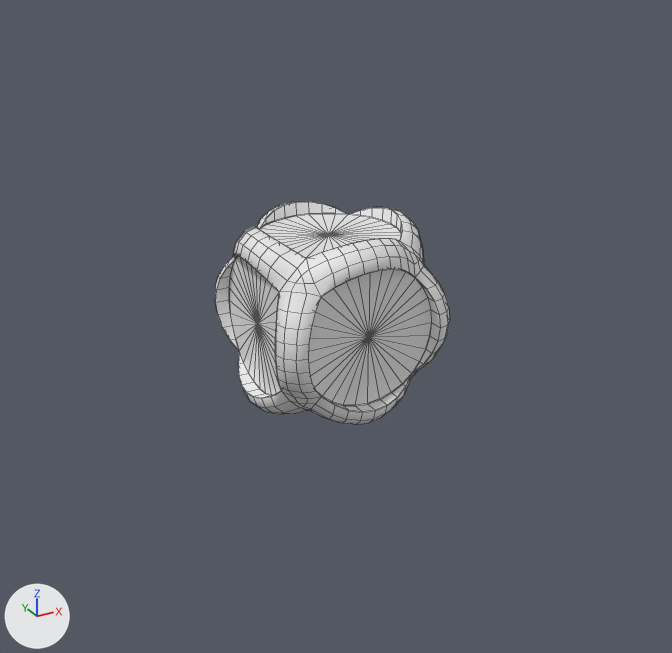
What one commit did to the Blender file Assets/Meshes/Wire.blend.
Rendered twice from a 50 mm lens placed at (-0.859, -1.593, 0.753), pointed at (0.006, -0.02, -0.034). The lights are fixed; the arrows at lower left show +X, +Y and +Z. Mesh edges are drawn as thin lines.

Names of what the first picture shows: 'Base'.
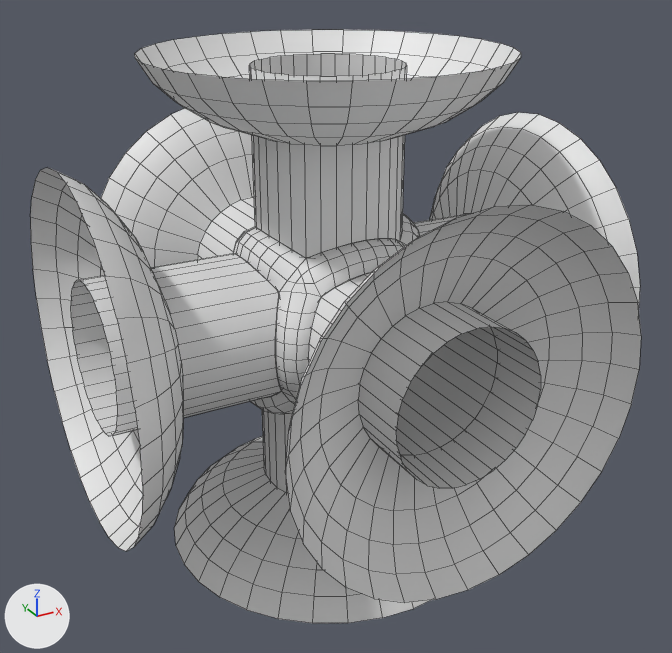
The change, as a diff of the scene's bpy script:
```diff
--- a/Assets/Meshes/Wire.blend.py
+++ b/Assets/Meshes/Wire.blend.py
@@ me_cube_027 @@
-me_cube_027.from_pydata(...)  # 192 vertices, 160 faces; spans x -0.357..0.357, y -0.357..0.357, z -0.525..-0.165
+me_cube_027.from_pydata(...)  # 64 vertices, 32 faces; spans x -0.148..0.148, y -0.148..0.148, z -0.5..-0.165
+# me_cube_027 part 1
+# 160 vertices are removed from x -0.357..0.357, y -0.357..0.357, z -0.525..-0.378
+# 160 faces are deleted
+# 32 new vertices lie (0.0, 0.0, -0.335) away from vertices in x -0.148..0.148, y -0.148..0.148, z -0.165
+# 32 new faces join them
@@ me_cube_026 @@
-me_cube_026.from_pydata(...)  # 192 vertices, 160 faces; spans x -0.357..0.357, y -0.357..0.357, z 0.165..0.525
+me_cube_026.from_pydata(...)  # 64 vertices, 32 faces; spans x -0.148..0.148, y -0.148..0.148, z 0.165..0.5
+# me_cube_026 part 2
+# 160 vertices are removed from x -0.357..0.357, y -0.357..0.357, z 0.378..0.525
+# 160 faces are deleted
+# 32 new vertices lie (0.0, 0.0, 0.335) away from vertices in x -0.148..0.148, y -0.148..0.148, z 0.165
+# 32 new faces join them
@@ me_cube_025 @@
-me_cube_025.from_pydata(...)  # 192 vertices, 160 faces; spans x -0.357..0.357, y 0.165..0.525, z -0.357..0.357
+me_cube_025.from_pydata(...)  # 64 vertices, 32 faces; spans x -0.148..0.148, y 0.165..0.5, z -0.148..0.148
+# me_cube_025 part 3
+# 160 vertices are removed from x -0.357..0.357, y 0.378..0.525, z -0.357..0.357
+# 160 faces are deleted
+# 32 new vertices lie (0.0, 0.335, 0.0) away from vertices in x -0.148..0.148, y 0.165, z -0.148..0.148
+# 32 new faces join them
@@ me_cube_024 @@
-me_cube_024.from_pydata(...)  # 192 vertices, 160 faces; spans x -0.357..0.357, y -0.525..-0.165, z -0.357..0.357
+me_cube_024.from_pydata(...)  # 64 vertices, 32 faces; spans x -0.148..0.148, y -0.5..-0.165, z -0.148..0.148
+# me_cube_024 part 4
+# 160 vertices are removed from x -0.357..0.357, y -0.525..-0.378, z -0.357..0.357
+# 160 faces are deleted
+# 32 new vertices lie (0.0, -0.335, 0.0) away from vertices in x -0.148..0.148, y -0.165, z -0.148..0.148
+# 32 new faces join them
@@ me_cube_023 @@
-me_cube_023.from_pydata(...)  # 192 vertices, 160 faces; spans x -0.525..-0.165, y -0.357..0.357, z -0.357..0.357
+me_cube_023.from_pydata(...)  # 64 vertices, 32 faces; spans x -0.5..-0.165, y -0.148..0.148, z -0.148..0.148
+# me_cube_023 part 5
+# 160 vertices are removed from x -0.525..-0.378, y -0.357..0.357, z -0.357..0.357
+# 160 faces are deleted
+# 32 new vertices lie (-0.335, 0.0, 0.0) away from vertices in x -0.165, y -0.148..0.148, z -0.148..0.148
+# 32 new faces join them
@@ me_cube_008 @@
-me_cube_008.from_pydata(...)  # 192 vertices, 160 faces; spans x 0.165..0.525, y -0.357..0.357, z -0.357..0.357
+me_cube_008.from_pydata(...)  # 64 vertices, 32 faces; spans x 0.165..0.5, y -0.148..0.148, z -0.148..0.148
+# me_cube_008 part 6
+# 160 vertices are removed from x 0.378..0.525, y -0.357..0.357, z -0.357..0.357
+# 160 faces are deleted
+# 32 new vertices lie (0.335, 0.0, 0.0) away from vertices in x 0.165, y -0.148..0.148, z -0.148..0.148
+# 32 new faces join them
@@ ob_back @@
 _m = ob_back.modifiers.new('Bevel', 'BEVEL')
 _m.spread = 0.0
-ob_back.hide_viewport = True
@@ ob_forward @@
 _m = ob_forward.modifiers.new('Bevel', 'BEVEL')
 _m.spread = 0.0
-ob_forward.hide_viewport = True
@@ ob_up @@
 _m = ob_up.modifiers.new('Bevel', 'BEVEL')
 _m.spread = 0.0
-ob_up.hide_viewport = True
@@ ob_down @@
 _m = ob_down.modifiers.new('Bevel', 'BEVEL')
 _m.spread = 0.0
-ob_down.hide_viewport = True
@@ ob_right @@
 _m = ob_right.modifiers.new('Bevel', 'BEVEL')
 _m.spread = 0.0
-ob_right.hide_viewport = True
@@ ob_left @@
 _m = ob_left.modifiers.new('Bevel', 'BEVEL')
 _m.spread = 0.0
-ob_left.hide_viewport = True
@@ ob_leftcup @@
+ob_leftcup = bpy.data.objects.new('LeftCup', me_cube_000)  # 160 vertices, 128 faces; spans x 0.378..0.525, y -0.357..0.357, z -0.357..0.357; modifiers BEVEL
+ob_leftcup.location = (0.0, 0.0, 0.0)
@@ ob_upcup @@
+ob_upcup = bpy.data.objects.new('UpCup', me_cube_001)  # 160 vertices, 128 faces; spans x -0.357..0.357, y 0.378..0.525, z -0.357..0.357; modifiers BEVEL
+ob_upcup.location = (0.0, 0.0, 0.0)
@@ ob_rightcup @@
+ob_rightcup = bpy.data.objects.new('RightCup', me_cube_002)  # 160 vertices, 128 faces; spans x -0.525..-0.378, y -0.357..0.357, z -0.357..0.357; modifiers BEVEL
+ob_rightcup.location = (0.0, 0.0, 0.0)
@@ ob_downcup @@
+ob_downcup = bpy.data.objects.new('DownCup', me_cube_003)  # 160 vertices, 128 faces; spans x -0.357..0.357, y -0.525..-0.378, z -0.357..0.357; modifiers BEVEL
+ob_downcup.location = (0.0, 0.0, 0.0)
@@ ob_forwardcup @@
+ob_forwardcup = bpy.data.objects.new('ForwardCup', me_cube_005)  # 160 vertices, 128 faces; spans x -0.357..0.357, y -0.357..0.357, z 0.378..0.525; modifiers BEVEL
+ob_forwardcup.location = (0.0, 0.0, 0.0)
@@ ob_backcup @@
+ob_backcup = bpy.data.objects.new('BackCup', me_cube_006)  # 160 vertices, 128 faces; spans x -0.357..0.357, y -0.357..0.357, z -0.525..-0.378; modifiers BEVEL
+ob_backcup.location = (0.0, 0.0, 0.0)
```

What differs and where, as boxes [x1, y1, x2, y2] in the pictures (672 x 653 px):
'DownCup', added: after [285, 205, 641, 603]
'RightCup', added: after [31, 167, 183, 551]
'ForwardCup', added: after [135, 30, 521, 146]
'Down', shown: after [309, 273, 541, 488]
'Right', shown: after [71, 254, 281, 436]
'BackCup', added: after [174, 436, 430, 623]
'Forward', shown: after [249, 54, 407, 258]
'LeftCup', added: after [430, 112, 640, 308]
'UpCup', added: after [101, 108, 254, 268]
'Up', shown: after [197, 197, 255, 260]
'Back', shown: after [262, 410, 292, 493]
'Left', shown: after [414, 214, 467, 236]
'Base', unchanged, covered by the edit: before [215, 201, 450, 425]; after [233, 214, 420, 414]
